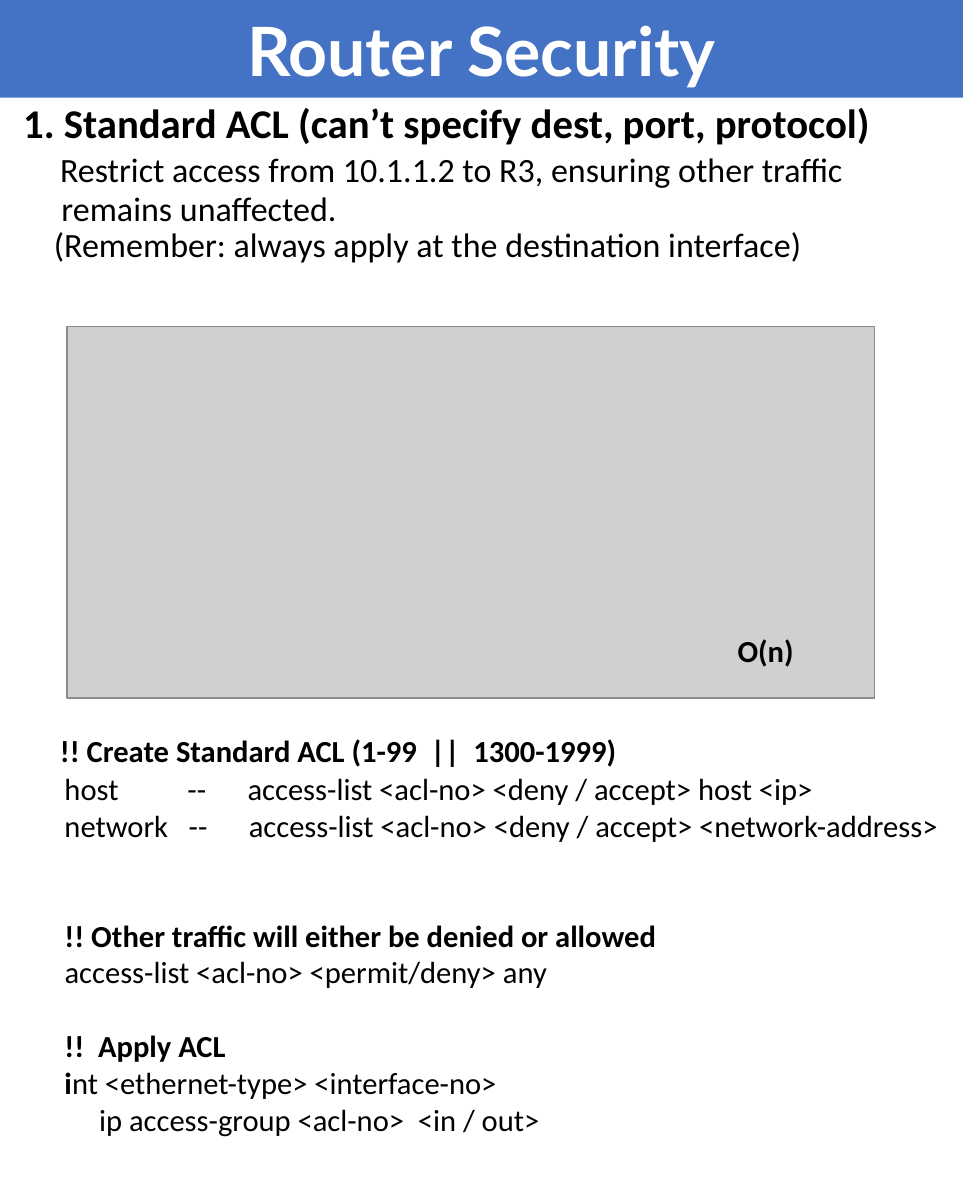
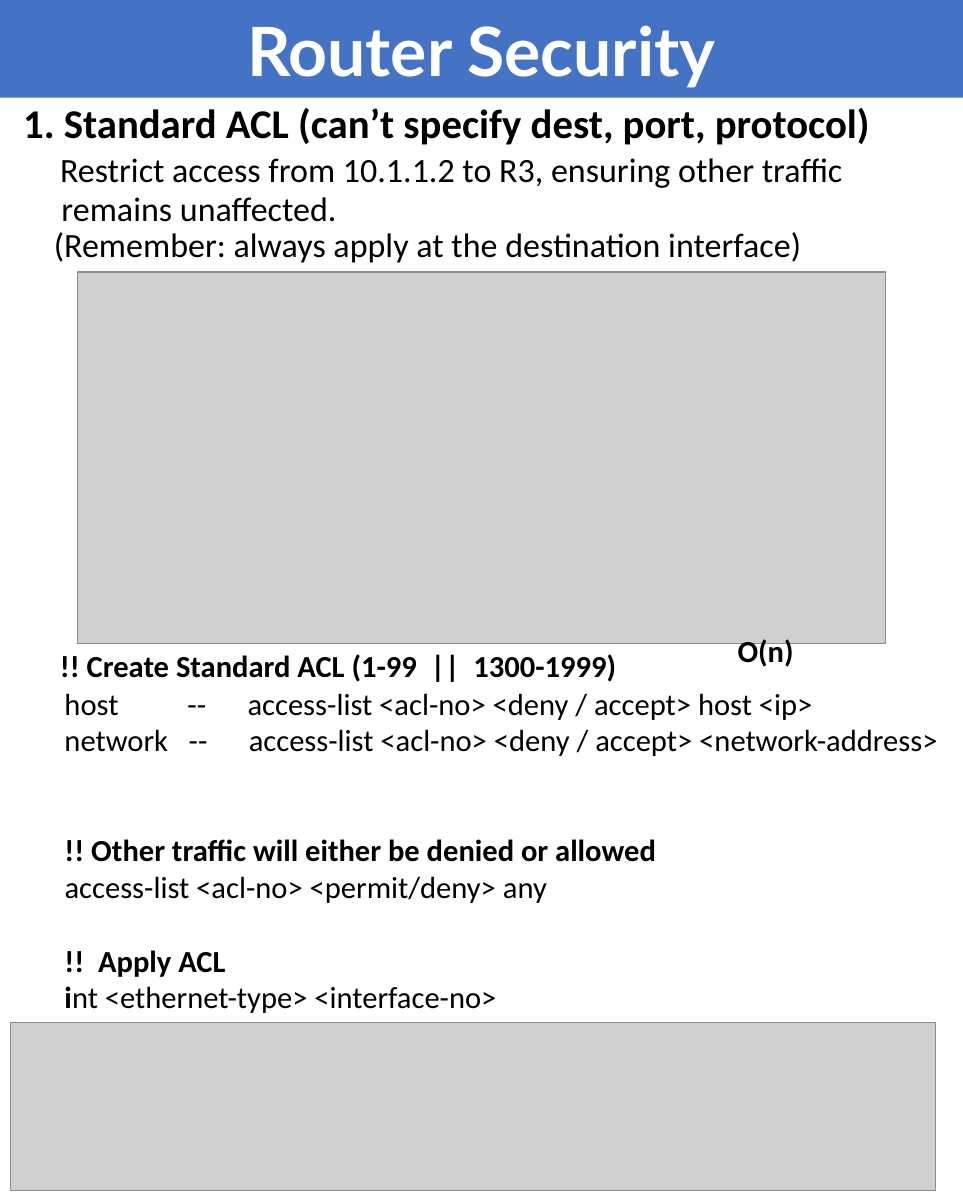
Before and after one commit to shankarpradhan/Networking, a slide deck: slide 1 of Router Security.pptx. Drawn at 963x1204 pixels with LibreOffice and Linux fonts; fonts in the diff are those of the drawing; grey boxes stand for pictures; background and template pictures are left out. Boxes give left, top, right and bottom in pixels: in the first picture for what was removed or moved away, otherwise in the second. Text is boxed around its words. In the diff, an @@ line names an element or a change of style, - is before the commit and + after.

```diff
--- a/Router Security.pptx
+++ b/Router Security.pptx
@@ subtitle "1. Standard ACL (can’t specify ..." rewrapped from [23, 108, 937, 1137] to [23, 108, 937, 1023] @@
@@ picture: place and size @@
-picture at [67, 327, 875, 697]
+picture at [78, 272, 886, 642]
@@ picture added at [11, 1023, 936, 1192] @@
```
Also in this commit, not shown: 3 slides added, 36 other files.
